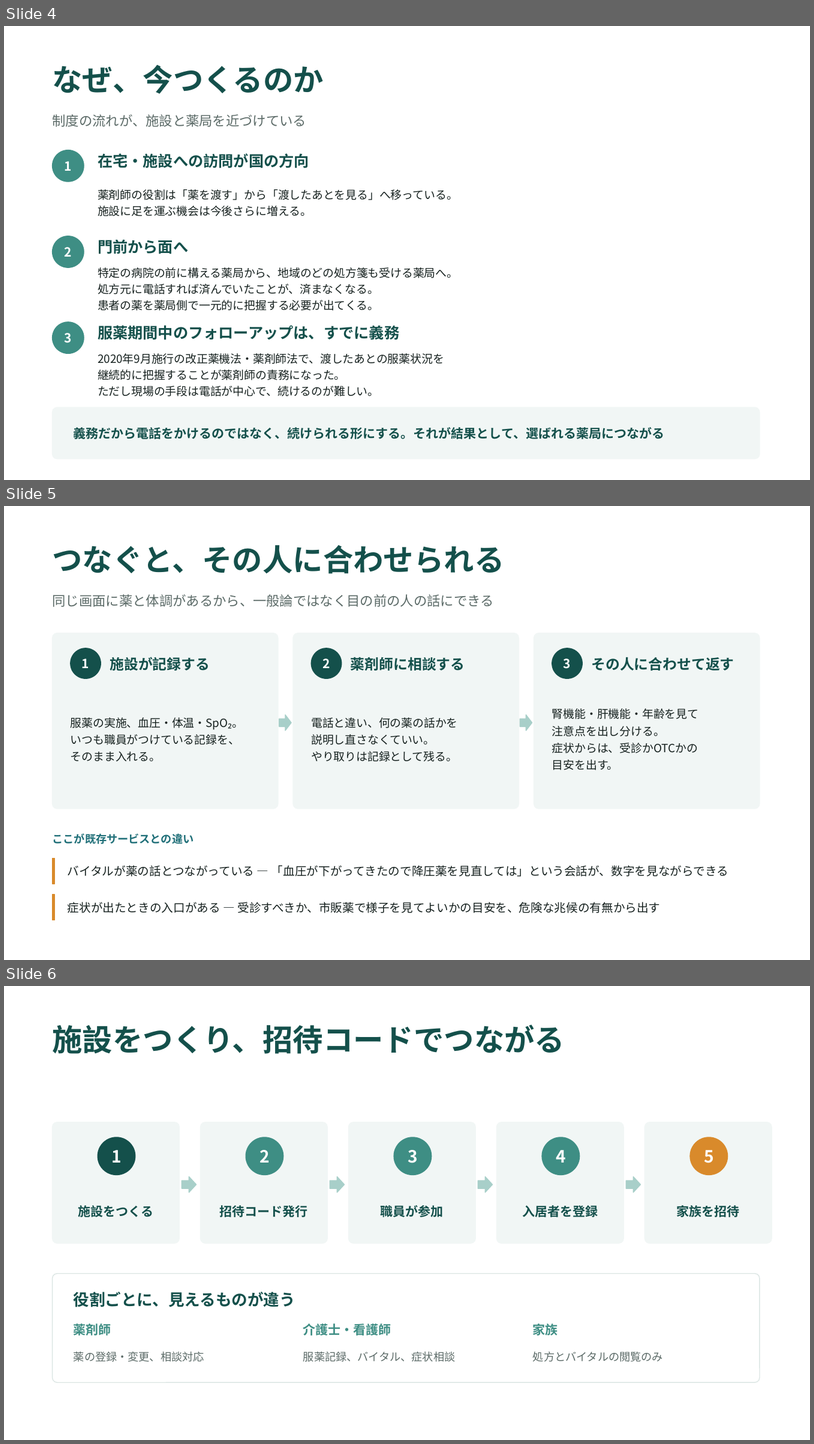
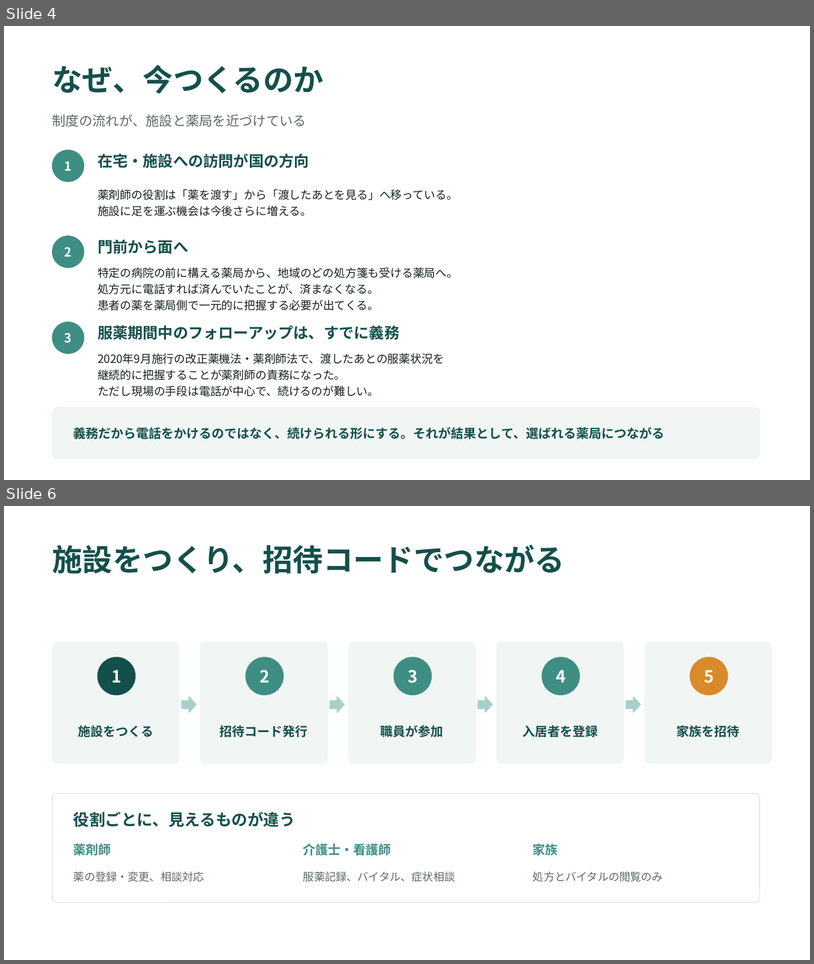
Before and after one commit to taisako082600-spec/pharmacare, a slide deck: PharmaCare_紹介資料.pptx. Shown one above the other, each under a label of ours: slides 4, 5 and 6 before the commit, slides 4 and 6 after it; the slides between them are not shown. The pictures are 814x1444 and 814x964 pixels, drawn with LibreOffice and Linux fonts; fonts in the diff are those of the drawing. Boxes give left, top, right and bottom in pixels: in the first picture for what was removed or moved away, otherwise in the second. Text is boxed around its words. In the diff, an @@ line names an element or a change of style, - is before the commit and + after.

```diff
--- a/PharmaCare_紹介資料.pptx
+++ b/PharmaCare_紹介資料.pptx
@@ slide 5 removed at (4, 506, 810, 960), background #FFFFFF @@
@@ text removed at (53, 545, 505, 574) @@
-つなぐと、その人に合わせられる
@@ text removed at (53, 594, 494, 607) @@
-同じ画面に薬と体調があるから、一般論ではなく目の前の人の話にできる
@@ rounded rectangle removed at (53, 633, 278, 808) @@
@@ ellipse removed at (71, 648, 101, 678) @@
@@ rounded rectangle removed at (293, 633, 519, 808) @@
@@ ellipse removed at (311, 648, 342, 678) @@
@@ rounded rectangle removed at (534, 633, 760, 808) @@
@@ ellipse removed at (552, 648, 583, 678) @@
@@ text removed at (82, 658, 89, 668) @@
-1
@@ text removed at (110, 657, 210, 670) @@
-施設が記録する
@@ text removed at (323, 658, 330, 668) @@
-2
@@ text removed at (351, 657, 465, 670) @@
-薬剤師に相談する
@@ text removed at (564, 658, 571, 669) @@
-3
@@ text removed at (591, 657, 734, 670) @@
-その人に合わせて返す
@@ text removed at (71, 717, 243, 761) @@
-服薬の実施、血圧・体温・SpO₂。
-いつも職員がつけている記録を、
-そのまま入れる。
@@ right arrow removed at (279, 715, 291, 730) @@
@@ text removed at (311, 717, 458, 762) @@
-電話と違い、何の薬の話かを
-説明し直さなくていい。
-やり取りは記録として残る。
@@ right arrow removed at (521, 715, 533, 730) @@
@@ text removed at (552, 708, 699, 770) @@
-腎機能・肝機能・年齢を見て
-注意点を出し分ける。
-症状からは、受診かOTCかの
-目安を出す。
@@ text removed at (53, 833, 194, 844) @@
-ここが既存サービスとの違い
@@ rectangle removed at (53, 858, 55, 883) @@
@@ text removed at (68, 865, 729, 876) @@
-バイタルが薬の話とつながっている — 「血圧が下がってきたので降圧薬を見直しては」という会話が、数字を見ながらできる
@@ rectangle removed at (53, 894, 55, 920) @@
@@ text removed at (68, 901, 660, 913) @@
-症状が出たときの入口がある — 受診すべきか、市販薬で様子を見てよいかの目安を、危険な兆候の有無から出す
```
Also in this commit, not shown: 2 slides changed, 1 other file.
